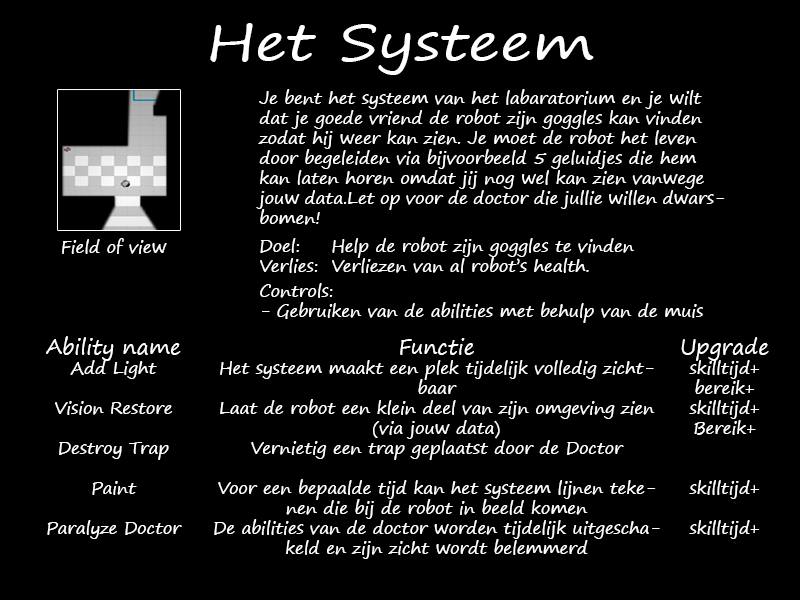
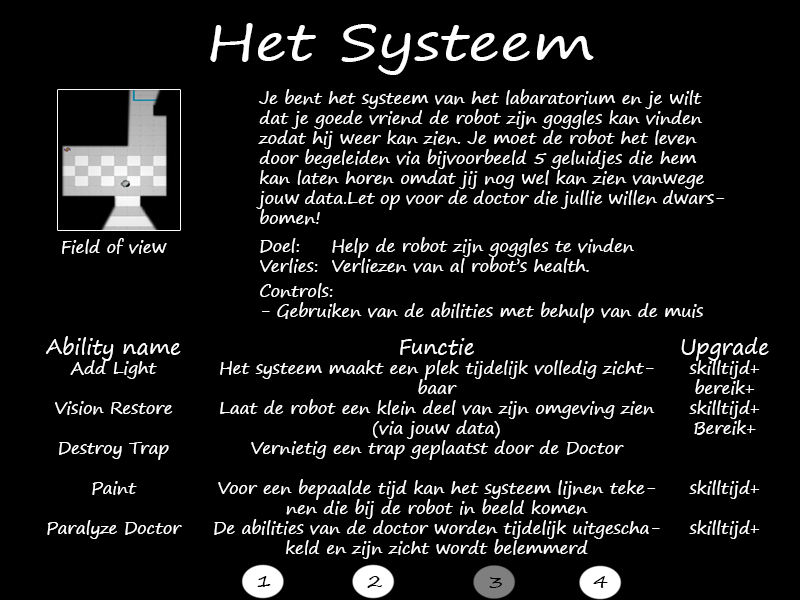
Before/after of a 800×600 layered artwork. What changed in the layer stack:
added layer "2" above "4" over box(367, 576, 382, 588)
added layer "4" above "3" over box(593, 576, 608, 588)
added layer "3" above "1" over box(489, 577, 502, 588)
added layer "1" above "Layer 7" over box(257, 576, 271, 587)
added layer "Layer 7" above "Layer 6" over box(473, 565, 516, 599)
added layer "Layer 6" above "Controls: - Gebruiken van de abilities met behulp van de muis" over box(241, 564, 622, 600)
